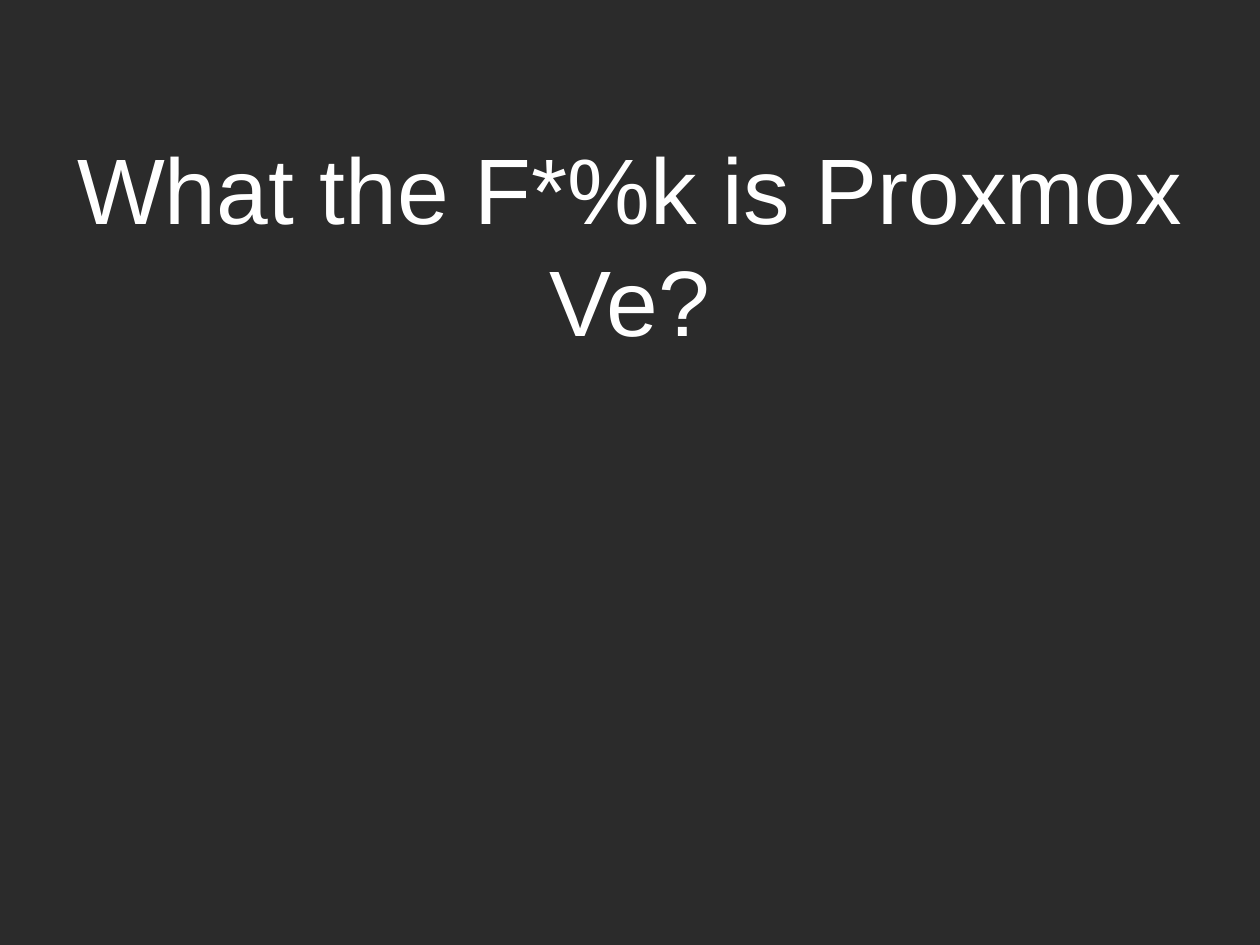
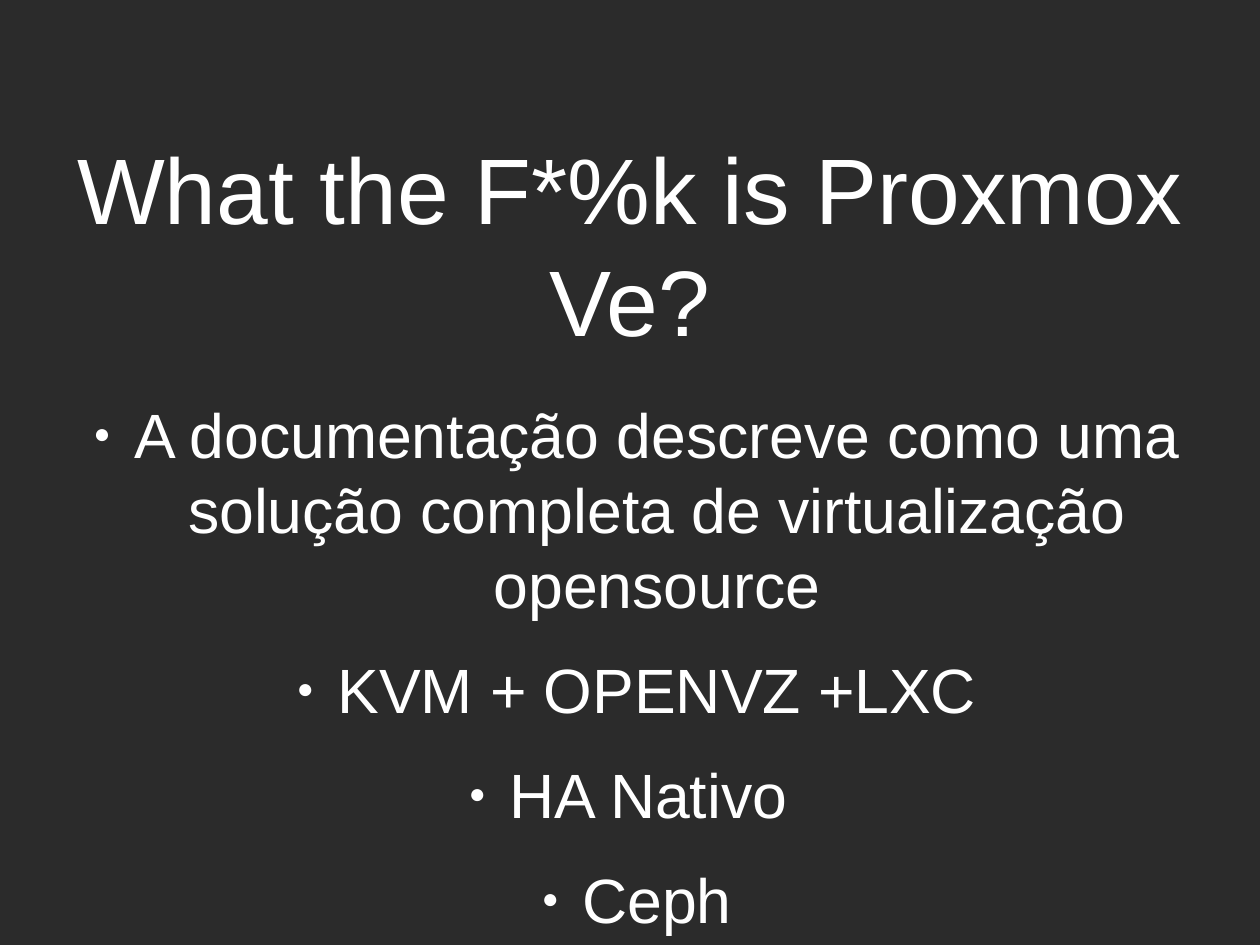
Before and after one commit to matholiveira91/3poticon, a slide deck: slide 10 of proxmoxve.odp. Drawn at 1260x945 pixels with LibreOffice and Linux fonts; fonts in the diff are those of the drawing; background and template pictures are left out; a plain dark background stands for a picture behind light text. Boxes give left, top, right and bottom in pixels: in the first picture for what was removed or moved away, otherwise in the second. Text is boxed around its words. In the diff, an @@ line names an element or a change of style, - is before the commit and + after.

```diff
--- a/proxmoxve.odp
+++ b/proxmoxve.odp
@@ text added at bbox=[134, 412, 1180, 819], 39.4 pt, text #FFFFFF @@
+● A documentação descreve como uma solução completa de virtualização opensource
+● KVM + OPENVZ +LXC
+● HA Nativo
+● Ceph
```
Also in this commit, not shown: 7 other slides changed, 2 slides added, 1 slide removed, 3 other files.
